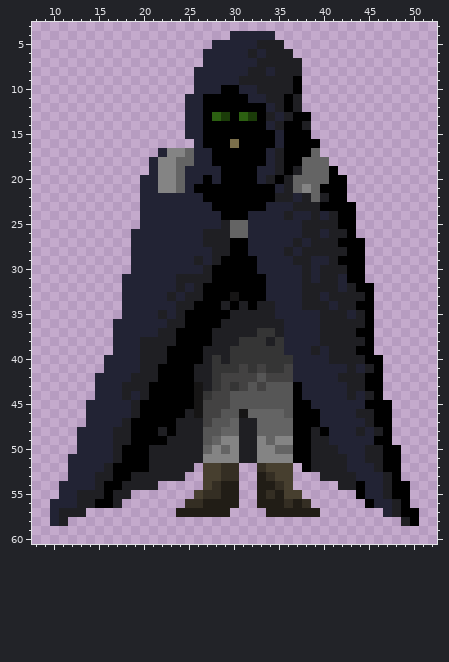
Pixel-art sprite, stored at CS360 Game/Assets/Resources/DialogueImages/Ego.png. That is the earlier state.
The file is 320x320 pixels, drawn in blocks of 5x5; one block is one cell here. Colours within 5 levels of each other are drawn and written as one. Shown: x 8..52, y 3..60.
The result:
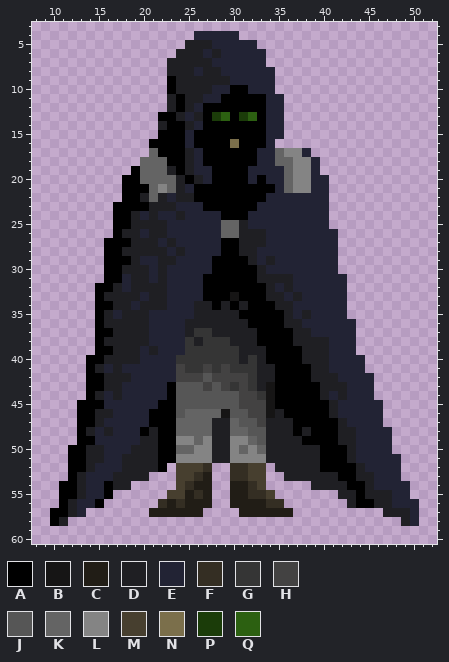
Palette (. is transparent): A #000000  B #161515  C #211d16  D #1f1f23  E #222334  F #342e23  G #353535  H #434242  J #565656  K #646464  L #848484  M #473f2f  N #7b6f4b  P #1b3c09  Q #2c6011
Edits made:
Changed rows in their new state; - is an unchanged pixel.
first column x 10:
 4 ----------------EEEE-....----------------
 5 ---------------DDD-----...---------------
 6 --------------DDD-D---E-...--------------
 7 -------------DDDDD-----E....-------------
 8 -------------DDD-DD---EE-...-------------
 9 -------------ADDDDDD-EEEE...-------------
10 -------------ADDDD-E-A-EE...-------------
11 -------------DADDEE---AAEE..-------------
12 -------------DAD---------E..-------------
13 ------------AAD-D-PQ-PQ-E-...------------
14 ------------DAAD---------E...------------
15 ------------AAA-A-------E-...------------
16 -----------AAAAEA-------E.....-----------
17 -----------KAAAD-A-----E-KLLE.-----------
18 ----------KKKAAD-A-----E-KKLLE.----------
19 ---------AKKKDAD--A---E--EKLLE..---------
20 --------AAKKKKDADEA---EAEEKLLEE..--------
21 --------AAAK-KD-----------KL-EE..--------
22 --------AADKD-DDA-------EEE-EEE..--------
23 -------AAAADDD---A-----E---EEEE...-------
24 -------AAD-D--D-----------E--E-...-------
25 -------AADDDD------K-D------EEE...-------
26 -------ADD-DD----EEK-DDD----EE-E..-------
27 ------AAADDD-D---EEA-DDD---E-EEE...------
28 ------AADDDDD-D---EA-DD---E-EEEE...------
29 ------AAAD--DD--E-A---D-D--EE--E...------
30 ------AADDD-D----E-----D----E-EE...------
31 ------AA-DD-D-EEEA-----DDDD-E-EE-..------
32 -----AAD-DDDD-E-E-------D-D-EEEE-...-----
33 -----ADDDD-DDE-EE-------DD-DEE-EE...-----
34 -----AADD-DDD-EEDD-----AADD-EEE-E...-----
35 -----ADEDDD-E-EEDDDD-AAAAAD-D-EEE...-----
36 -----ADDDDD--EEDDDD---AAAADD--EEEE..-----
37 -----AADDDD-EEEDGG-----AAAADD-EEEE..-----
38 -----ADDDD-EEEEGDGGG-DDAAAADDD-EEE..-----
39 -----AADDDE-EEEGGGGG-DDDAAAAD-DEEE..-----
40 ----AADDDDEEEEGGGG-G-D-DAAAADDDEEEE..----
41 ----AD-D--EEEEHGGH-H-G-DDAAAADD--E-..----
42 ----AADDDEEEEEHHHJH---GDDAAAADDDEEEE.----
43 ----AADDEEEEE-JJJHJ---GDBAA-AADDDEEE.----
44 ----AD-DE-EEE-JJJJJJ-HHGBAA-AAD-DE-E.----
45 ---AAA---EEE--JJJJJJ-HHHBAA--AAD---EE.---
46 ---AADD--EE---JKKKKB-JHHBDA---AD--EEE.---
47 ---AAD--EEE---KKKKDD-JJHDDD---AAD--EE.---
48 ---AD-DEEE-DA-KKKKDD-KJJDDD-DA-ADDE-EE---
49 ---AA--EEEDD-ALLKLDD-LKJDDDD-AAADD--EE---
50 --AADD-EEDD-AAKKLLDD-KLKDDDDD-AAAD-EEE.--
51 --AADD-EDDD-AALLL-DD-LL-DDDDD-AAAD-EEEE--
52 --AAD-EEDDD-A.MMMF..-FMM.DDDD-AAAAD-EEE--
53 --AD-EEDD--...MMFC..-FMM..DDDD--AADD-EE--
54 -AAD-E-D-...--MFCC..-CFM...--DDD-A-D-EEE-
55 -AA-EE-..----MMCFC..-CFFM...----DD-DD-EE-
56 .ADEE-..----FCFCC-..-CC-FF...----DA-DDEEE
57 AA-E-------CCC---...-CCC---...-------D-DE
58 A---------------------------------------E
Where, in picture pixels (left, top, right, bottom), the same in both pictures:
changed: (50, 31, 419, 526)
